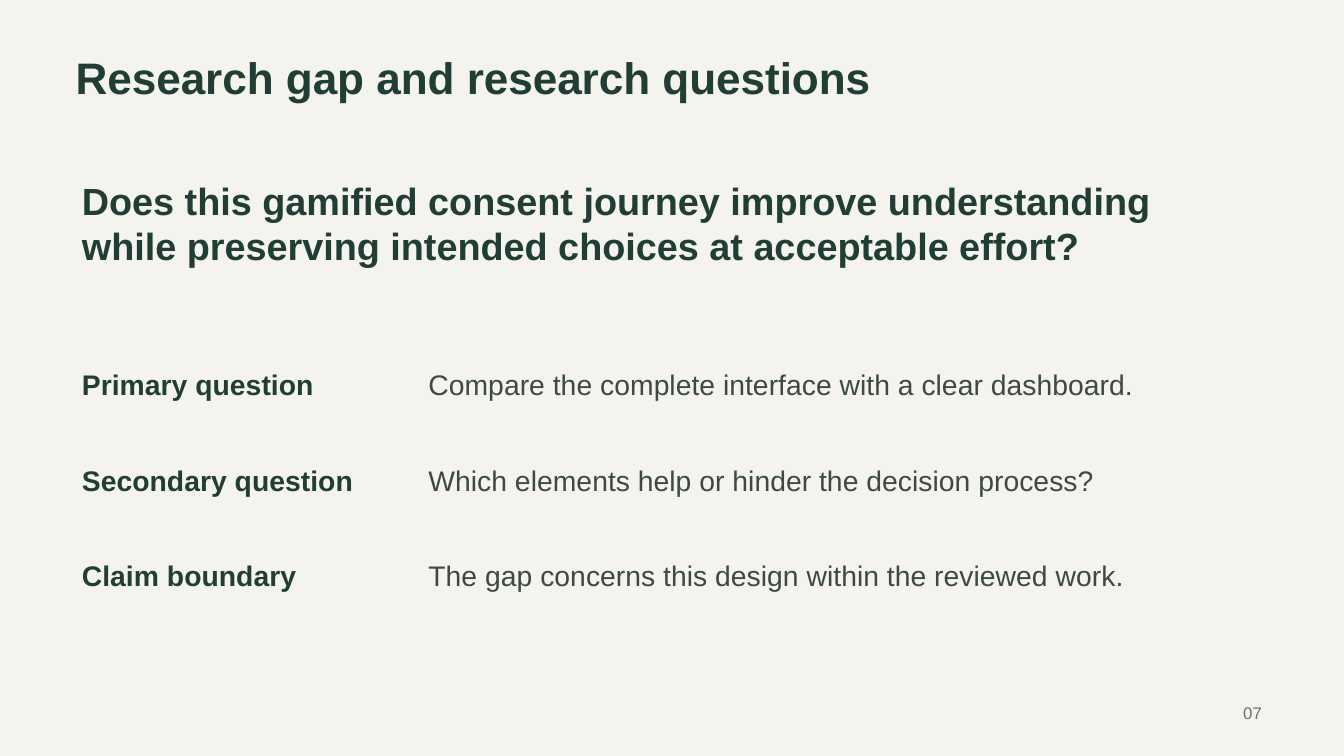
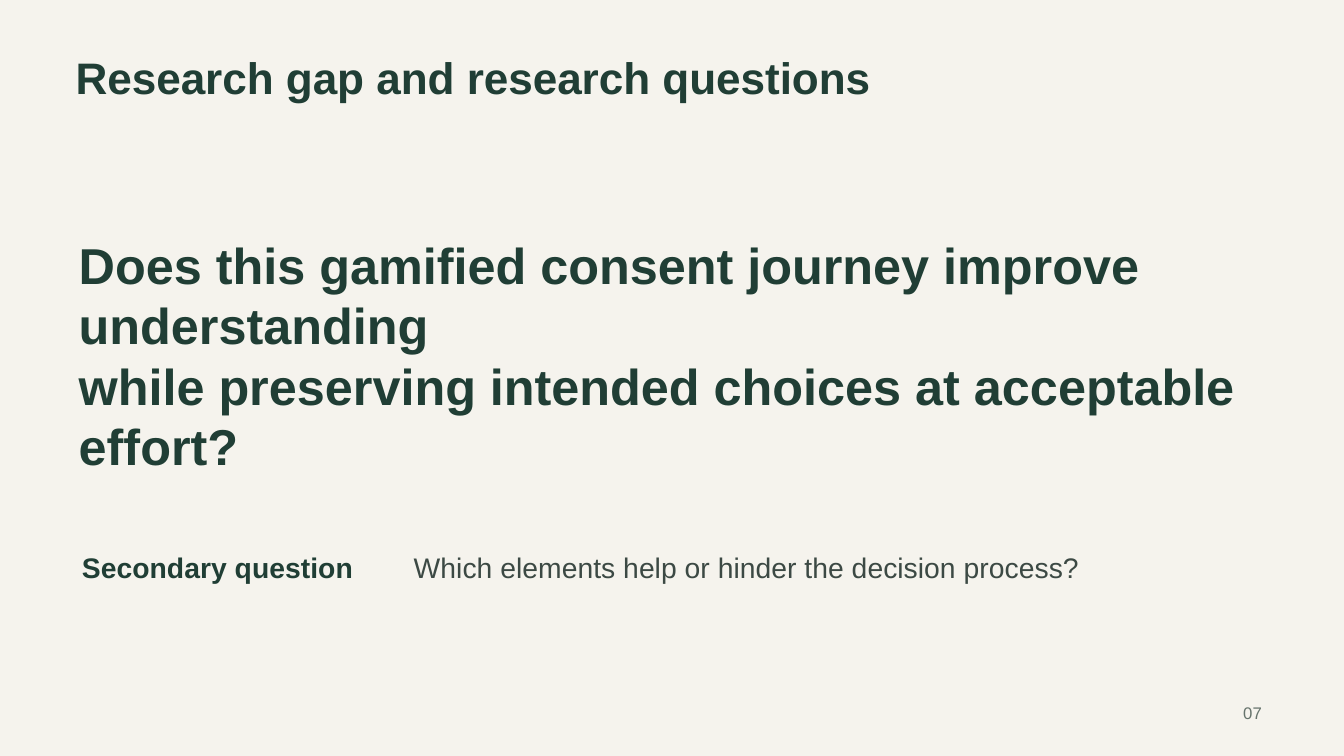
Before and after one commit to CXl0l0/cookiehome, a slide deck: slide 7 of output/presentation-expanded/Cookie_Homes_Presentation_Updated.pptx. Drawn at 1344x756 pixels with LibreOffice and Linux fonts; fonts in the diff are those of the drawing. Boxes give left, top, right and bottom in pixels: in the first picture for what was removed or moved away, otherwise in the second. Text is boxed around its words. In the diff, an @@ line names an element or a change of style, - is before the commit and + after.

```diff
--- a/output/presentation-expanded/Cookie_Homes_Presentation_Updated.pptx
+++ b/output/presentation-expanded/Cookie_Homes_Presentation_Updated.pptx
@@ text "Does this gamified consent journey ...": place and size @@
-text "Does this gamified consent journey ..." at box(82, 187, 1150, 267)
+text "Does this gamified consent journey ..." at box(79, 247, 1234, 466)
@@ text "Does this gamified consent journey ..." at box(79, 247, 1234, 466): size 27 to 36 pt @@
@@ text removed at box(82, 374, 313, 401) @@
-Primary question
@@ text removed at box(428, 374, 1133, 401) @@
-Compare the complete interface with a clear dashboard.
@@ text "Secondary question": place and size @@
-text "Secondary question" at box(82, 470, 353, 497)
+text "Secondary question" at box(82, 557, 353, 584)
@@ text removed at box(82, 565, 296, 592) @@
-Claim boundary
@@ text "Which elements help or hinder ...": place and size @@
-text "Which elements help or hinder ..." at box(428, 470, 1093, 497)
+text "Which elements help or hinder ..." at box(414, 557, 1079, 584)
@@ text removed at box(428, 565, 1124, 592) @@
-The gap concerns this design within the reviewed work.
```
Also in this commit, not shown: 18 other slides changed, 2 slides added, 2 slides removed, 1 other file.
